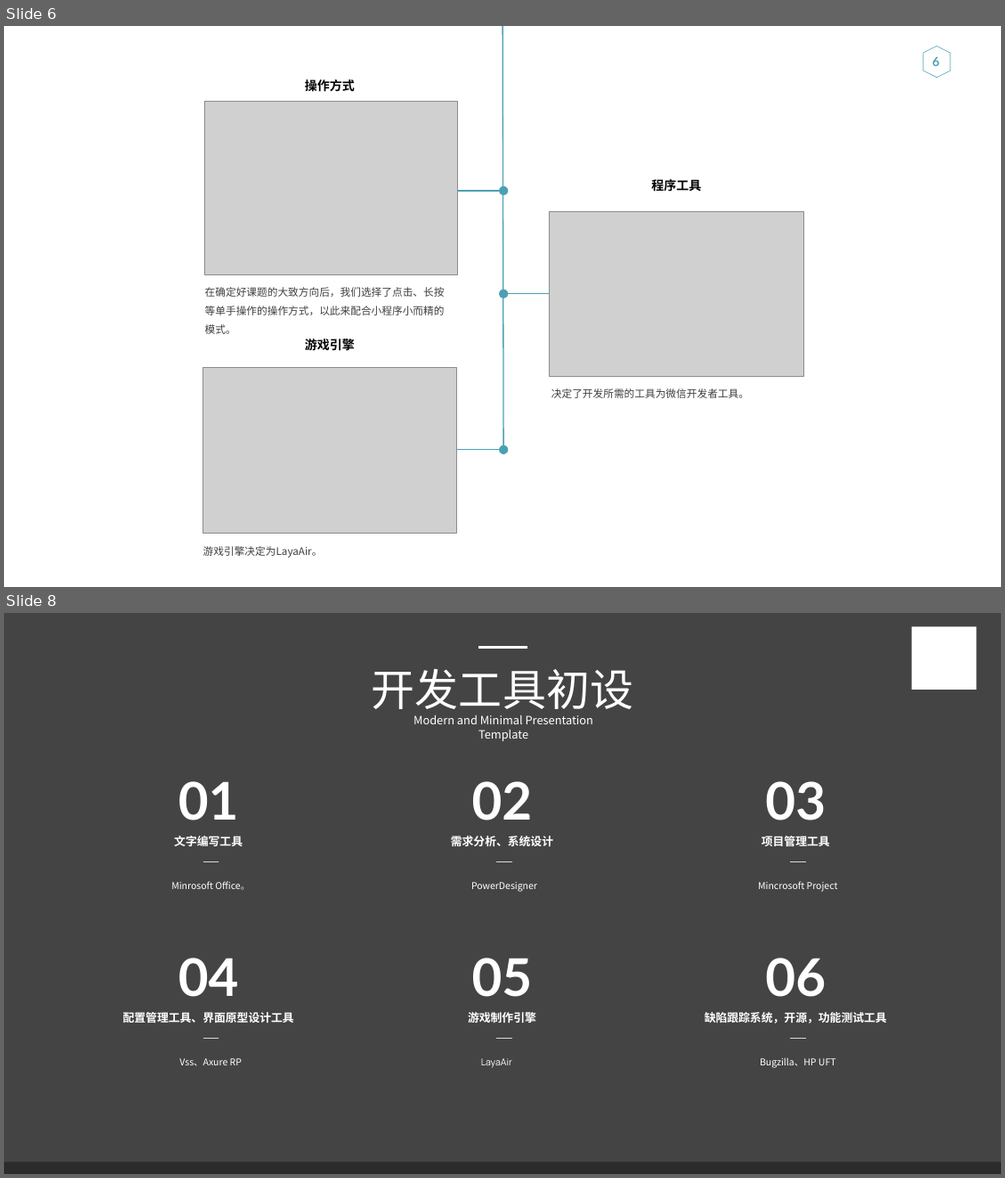
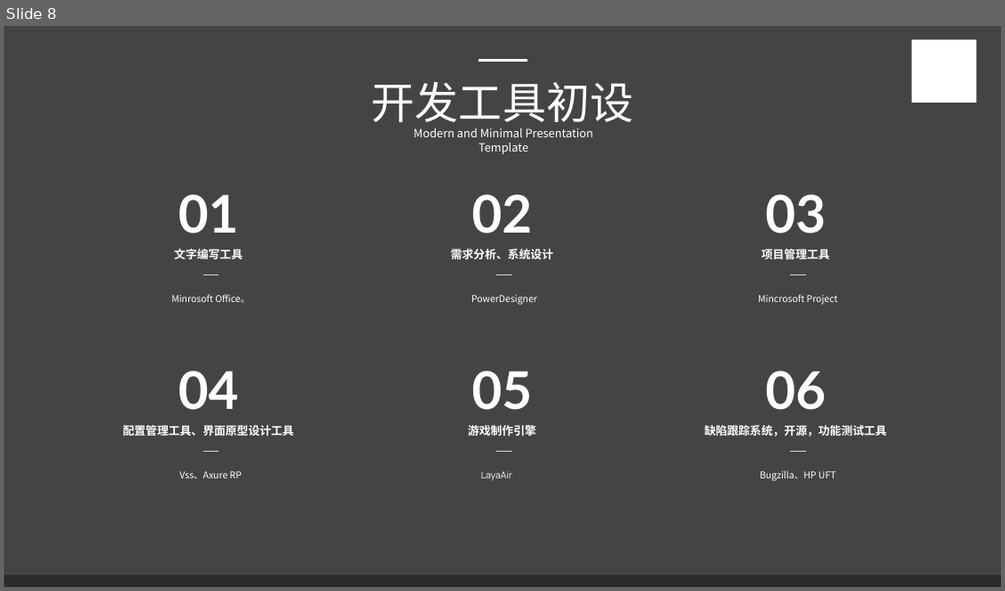
Before and after one commit to ZUCC-MUSICDREAM/start, a slide deck: SE2021-G013-项目计划书/选题ppt.pptx. Shown one above the other, each under a label of ours: slides 6 and 8 before the commit, slide 8 after it; the slides between them are not shown. The pictures are 1005x1178 and 1005x591 pixels, drawn with LibreOffice and Linux fonts; fonts in the diff are those of the drawing; grey boxes stand for pictures; background and template pictures are left out; a plain dark background stands for a picture behind light text. Boxes give left, top, right and bottom in pixels: in the first picture for what was removed or moved away, otherwise in the second. Text is boxed around its words. In the diff, an @@ line names an element or a change of style, - is before the commit and + after.

```diff
--- a/SE2021-G013-项目计划书/选题ppt.pptx
+++ b/SE2021-G013-项目计划书/选题ppt.pptx
@@ slide 6 removed at (4, 26, 1001, 587), background #FFFFFF @@
@@ hexagon removed at (923, 46, 950, 78) @@
@@ page number removed at (932, 57, 939, 66) @@
-6
@@ picture removed at (204, 101, 457, 274) @@
@@ text removed at (305, 79, 355, 92) @@
-操作方式
@@ text removed at (651, 179, 701, 191) @@
-程序工具
@@ group removed at (455, 26, 549, 454): 4 lines, 3 ellipses @@
@@ picture removed at (549, 211, 804, 376) @@
@@ text removed at (205, 287, 445, 315) @@
-在确定好课题的大致方向后，我们选择了点击、长按等单手操作的操作方式，以此来配合小程序小而精的模式。
@@ text removed at (305, 338, 355, 350) @@
-游戏引擎
@@ picture removed at (202, 368, 456, 532) @@
@@ text removed at (551, 388, 749, 398) @@
-决定了开发所需的工具为微信开发者工具。
@@ text removed at (203, 546, 323, 557) @@
-游戏引擎决定为LayaAir。
```
Also in this commit, not shown: 10 slides changed, 1 slide added.
